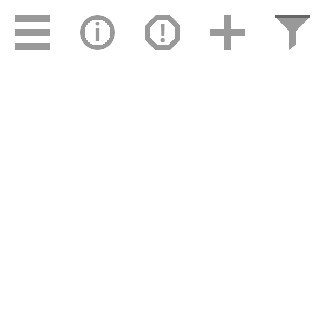
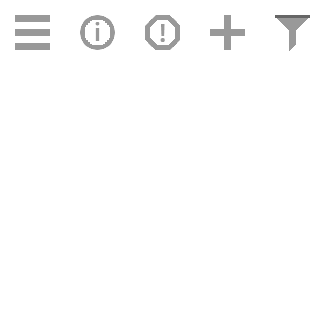
The second 325x325 image is a revision of the first. Changes to its layers:
painted on "Rectangle 4" over [289, 45, 295, 51]
painted on "Rectangle 3" over [276, 18, 309, 31]
